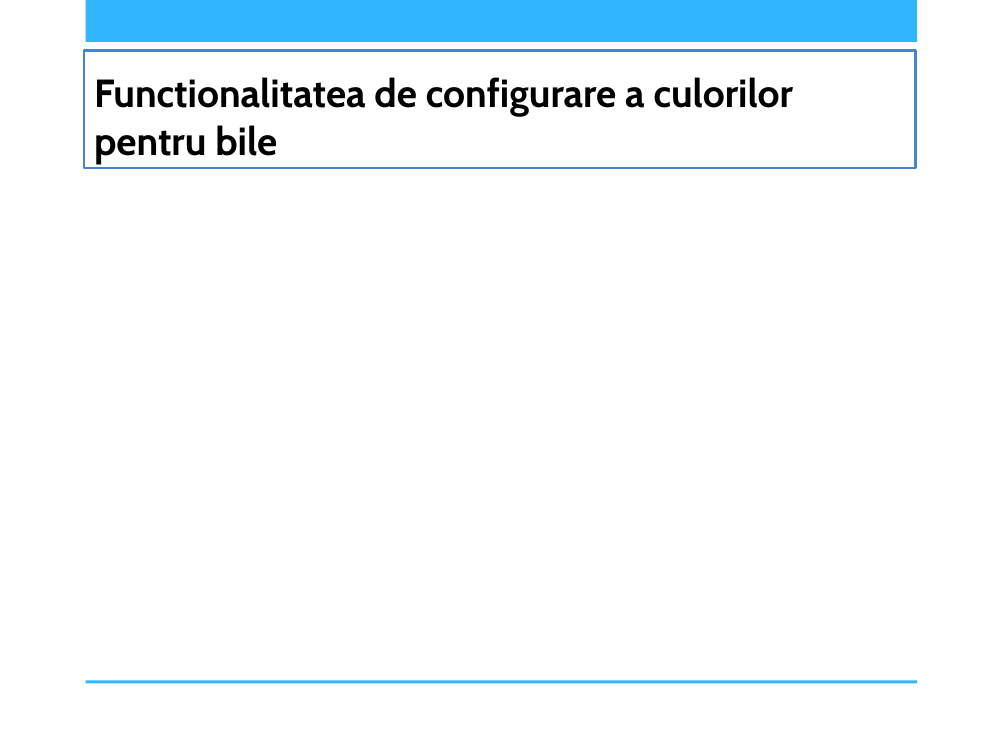
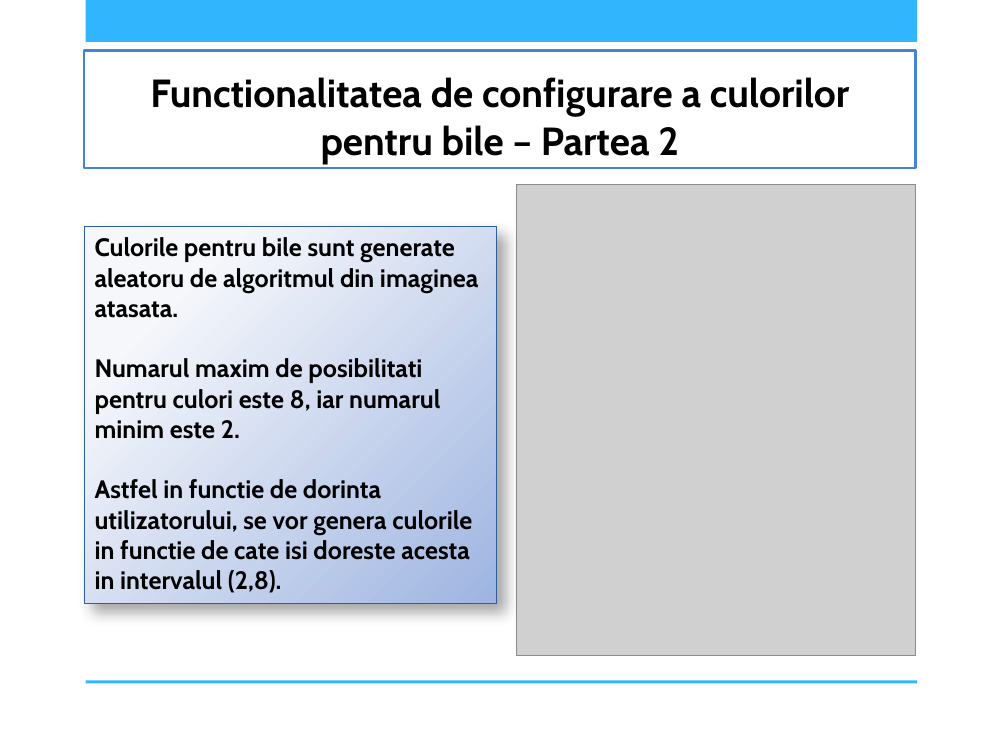
Before and after one commit to AndreeaDraghici/Bubble-Shooter-Game, a slide deck: slide 7 of docs/IOC_PrezentareBubbleShooter_DraghiciCiontu_CR4S1A.pptx (slide 6 before the commit). Drawn at 1008x756 pixels with LibreOffice and Linux fonts; fonts in the diff are those of the drawing; grey boxes stand for pictures; background and template pictures are left out. Boxes give left, top, right and bottom in pixels: in the first picture for what was removed or moved away, otherwise in the second. Text is boxed around its words. In the diff, an @@ line names an element or a change of style, - is before the commit and + after.

```diff
--- a/docs/IOC_PrezentareBubbleShooter_DraghiciCiontu_CR4S1A.pptx
+++ b/docs/IOC_PrezentareBubbleShooter_DraghiciCiontu_CR4S1A.pptx
@@ title at bbox=[150, 77, 850, 164]: text changed @@
-Functionalitatea de configurare a culorilor pentru bile
+Functionalitatea de configurare a culorilor pentru bile – Partea 2
@@ picture added at bbox=[516, 184, 915, 655] @@
@@ rectangle added at bbox=[85, 227, 496, 604], fill gradient #F5F7FB to #9EB5E1, outline #2D5F9F 0.75 pt, 18 pt, text #000000, bold @@
+Culorile pentru bile sunt generate aleatoru de algoritmul din imaginea atasata.
+Numarul maxim de posibilitati pentru culori este 8, iar numarul minim este 2.
+Astfel in functie de dorinta utilizatorului, se vor genera culorile in functie de cate isi doreste acesta in intervalul (2,8).
```
Also in this commit, not shown: 5 other slides changed, 6 slides added, 1 other file.
